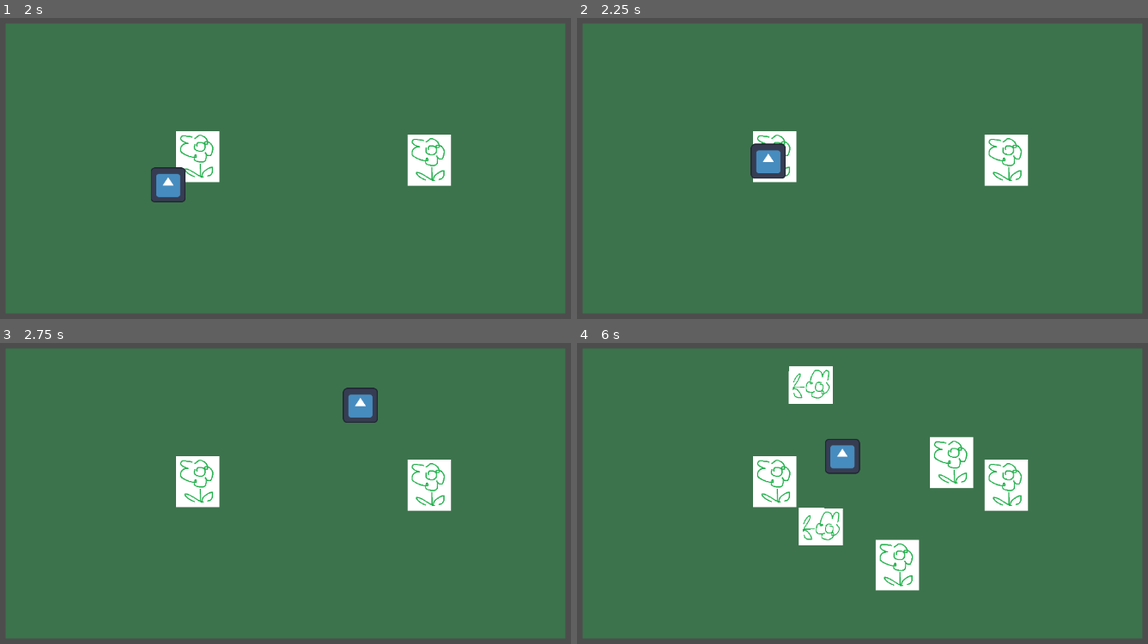
Above: before the commit, frames 1-4 (two rows, left to right).
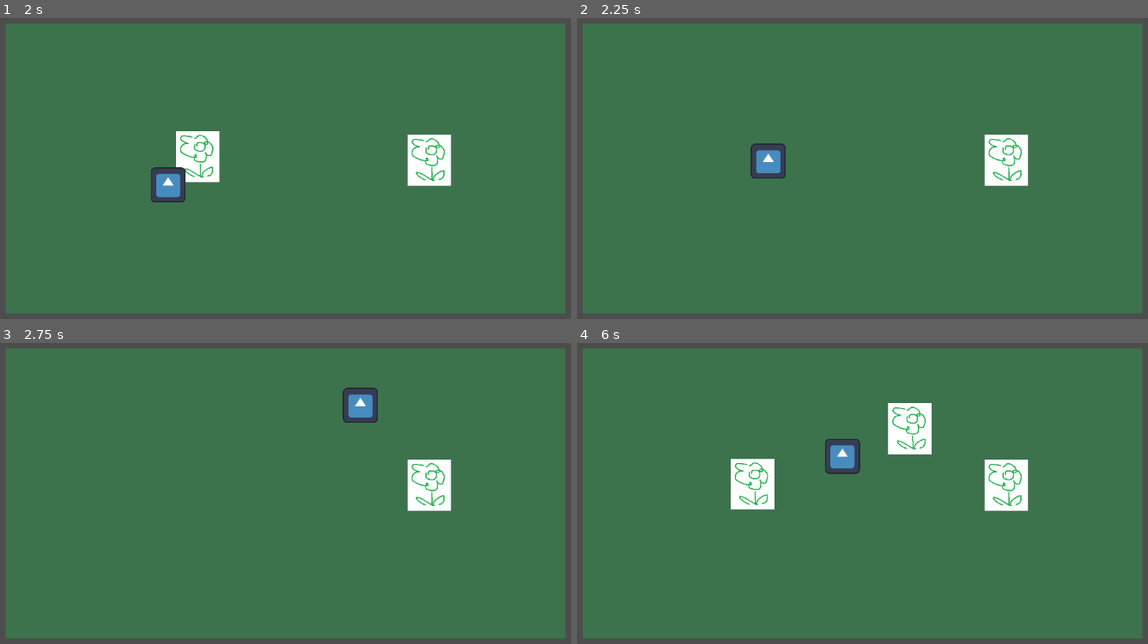
Above: after the commit, the same moments.

Repository: marikadu/FlowerBug
Game: Godot game, scene res://main.tscn
The game is run twice, just before and just after one commit, with the same random seed, the same clock (stepped at 60 frames per second) and the same inputs. The engine's default icon, where the game draws it, is replaced by a stand-in: a white triangle on a blue panel in a dark square.
Inputs (mouse positions are in pixels of both pictures, inside the frame that each line leads up to):
- Up to frame 1 (2 s): tap Enter at 0.5 s; move the mouse to (433, 150) at 0.52 s; click (433, 150) at 0.6 s; move the mouse to (148, 186) at 1.27 s; click (148, 186) at 1.35 s
- Up to frame 2 (2.25 s): move the mouse to (931, 84) at 2.02 s; click (931, 84) at 2.1 s
- Up to frame 3 (2.75 s): no input
- Up to frame 4 (6 s): move the mouse to (828, 571) at 2.77 s; click (828, 571) at 2.85 s; move the mouse to (1068, 550) at 3.52 s; click (1068, 550) at 3.6 s; move the mouse to (656, 436) at 4.27 s; click (656, 436) at 4.35 s; move the mouse to (896, 493) at 5.02 s; click (896, 493) at 5.1 s; move the mouse to (759, 397) at 5.77 s; click (759, 397) at 5.85 s

Frame 1 is identical in both runs. In frame 2, 0.7% of the frame differs, in the area x 30-39%, y 37-55%; in frame 3, 1.3%; in frame 4, 7.5%, in the area x 26-70%, y 7-83%.

Commit message:
can eat flowers

Diff:
--- a/flower/flower.gd
+++ b/flower/flower.gd
@@ -1,3 +1,3 @@
-extends Node2D
+extends CharacterBody2D
 
 @onready var flower_area_2d: Area2D = $FlowerArea2D
--- a/flower/flower_1.tscn
+++ b/flower/flower_1.tscn
@@ -6,7 +6,7 @@
 [sub_resource type="CircleShape2D" id="CircleShape2D_qc4up"]
 radius = 61.8
 
-[node name="flower" type="Node2D" groups=["flower"]]
+[node name="flower" type="CharacterBody2D" groups=["flower"]]
 script = ExtResource("1_ksvlc")
 
 [node name="FlowerTest" type="Sprite2D" parent="."]
@@ -17,3 +17,6 @@
 
 [node name="CollisionShape2D" type="CollisionShape2D" parent="FlowerArea2D"]
 shape = SubResource("CircleShape2D_qc4up")
+
+[node name="CollisionShape2D" type="CollisionShape2D" parent="."]
+shape = SubResource("CircleShape2D_qc4up")
--- a/flower/flower_2.gd
+++ b/flower/flower_2.gd
@@ -1,4 +1,4 @@
-extends Node2D
+extends CharacterBody2D
 
 @onready var flower_area_2d: Area2D = $FlowerArea2D
 
--- a/flower/flower_2.tscn
+++ b/flower/flower_2.tscn
@@ -6,7 +6,7 @@
 [sub_resource type="CircleShape2D" id="CircleShape2D_qc4up"]
 radius = 55.85
 
-[node name="flower" type="Node2D" groups=["flower"]]
+[node name="flower" type="CharacterBody2D" groups=["flower"]]
 script = ExtResource("1_cvl35")
 
 [node name="FlowerTest" type="Sprite2D" parent="."]
@@ -18,3 +18,6 @@
 
 [node name="CollisionShape2D" type="CollisionShape2D" parent="FlowerArea2D"]
 shape = SubResource("CircleShape2D_qc4up")
+
+[node name="CollisionShape2D" type="CollisionShape2D" parent="."]
+shape = SubResource("CircleShape2D_qc4up")
--- a/main.gd
+++ b/main.gd
@@ -27,7 +27,7 @@
 	#pass
 
 func spawn_flower():
-	var valid_position
+	var valid_position = false
 
 	# flower spawning area
 	var flower_area_2d = spawn_area.get_node("Area2D")
@@ -35,10 +35,9 @@
 
 	var rect = spawn_shape.shape.extents * 1.5
 	var random_position: Vector2
-	valid_position = false
 
 	while not valid_position:
-
+		# getting a random position
 		var random_x = randf_range(-rect.x / 2, rect.x / 2)
 		var random_y = randf_range(-rect.y / 2, rect.y / 2)
 		random_position = spawn_area.global_position + Vector2(random_x, random_y)
@@ -50,7 +49,6 @@
 				break
 
 	# choosing a random flower from the list
-	#if valid_position:
 	var random_flower = flower_list[randi() % flower_list.size()]
 	var flower_instance = random_flower.instantiate()
 
@@ -68,3 +66,11 @@
 	else:
 		print("too many flowers, don't spawn")
 		# ideally, stop the timer unless there are less than 10 flowers
+
+
+# removing a flower when eaten
+func remove_flower(flower: Node2D) -> void:
+	if flower:
+		flower_instances.erase(flower)
+		flower.queue_free()
+		print("removed flower: ", flower)
--- a/player/insect.gd
+++ b/player/insect.gd
@@ -9,6 +9,7 @@
 @export var cursor_threshold = 5.0
 
 var near_flower: bool
+var flower_to_eat: Node2D = null
 
 func _physics_process(_delta: float) -> void:
 	var target_position = get_global_mouse_position()
@@ -37,18 +38,29 @@
 	if Input.is_action_just_pressed("eat"):
 		if near_flower:
 			print("eat!")
+			#eat_flower(flower_to_eat)
+			get_parent().remove_flower(flower_to_eat)
+			near_flower = false
 		else:
 			print("can't eat")
 
 
-func _on_insect_area_2d_area_entered(area: Area2D) -> void:
-	if area.is_in_group("flower"):
+#func eat_flower(flower: Node2D) -> void:
+	#if flower:
+		#print("ate flower:", flower)
+		#flower.queue_free()  # removing the flower from the scene
+
+
+func _on_insect_area_2d_body_entered(body: Node2D) -> void:
+	if body.is_in_group("flower"):
 		near_flower = true
+		flower_to_eat = body # detecting this specific flower
 		#print("area: near flower")
 		print("area: ", near_flower)
 
 
-func _on_insect_area_2d_area_exited(area: Area2D) -> void:
-	if area.is_in_group("flower"):
+func _on_insect_area_2d_body_exited(body: Node2D) -> void:
+	if body.is_in_group("flower"):
 		near_flower = false
+		flower_to_eat = null # clearing stored flower
 		print("area: ", near_flower)
--- a/player/insect.tscn
+++ b/player/insect.tscn
@@ -24,5 +24,5 @@
 [node name="CollisionShape2D" type="CollisionShape2D" parent="InsectArea2D"]
 shape = SubResource("CircleShape2D_1kt6d")
 
-[connection signal="area_entered" from="InsectArea2D" to="." method="_on_insect_area_2d_area_entered"]
-[connection signal="area_exited" from="InsectArea2D" to="." method="_on_insect_area_2d_area_exited"]
+[connection signal="body_entered" from="InsectArea2D" to="." method="_on_insect_area_2d_body_entered"]
+[connection signal="body_exited" from="InsectArea2D" to="." method="_on_insect_area_2d_body_exited"]
